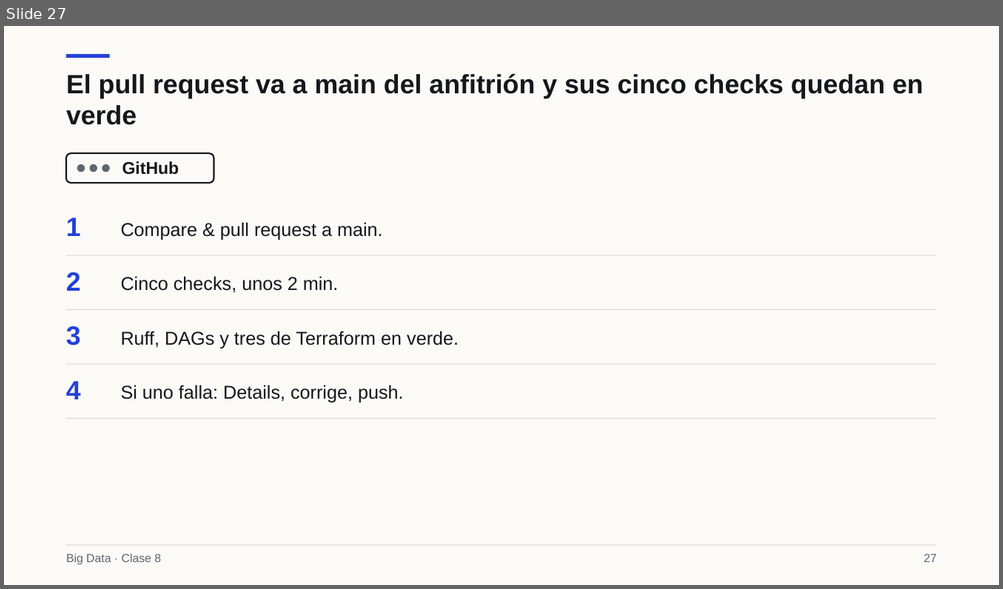
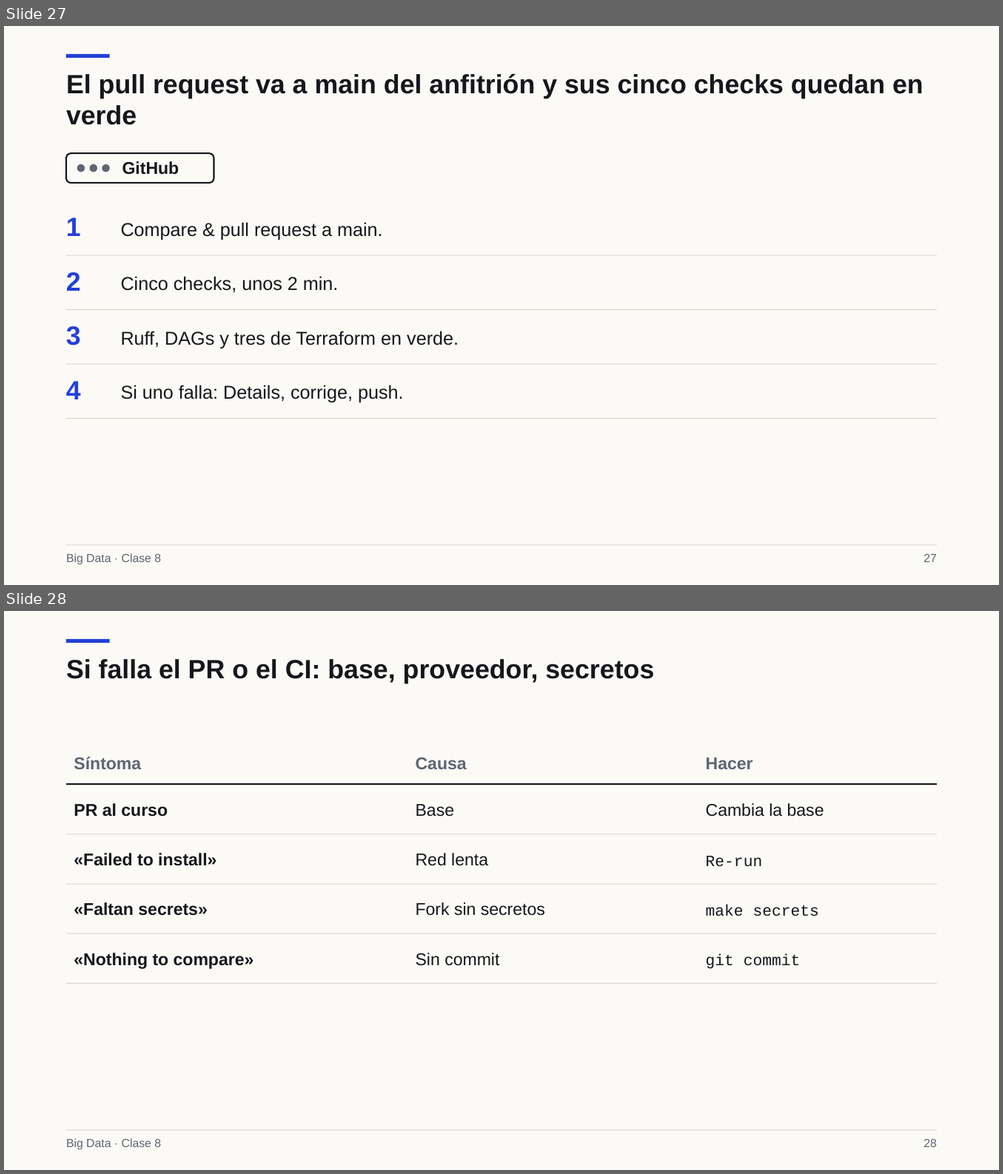
Before and after one commit to Diegomanzur10/bigdata-udem-2026, a slide deck: curso/clase08/deck/slides.pptx. Shown one above the other, each under a label of ours: slide 27 before the commit, slides 27 and 28 after it. The pictures are 1003x589 and 1003x1174 pixels, drawn with LibreOffice and Linux fonts; fonts in the diff are those of the drawing. Boxes give left, top, right and bottom in pixels: in the first picture for what was removed or moved away, otherwise in the second. Text is boxed around its words. In the diff, an @@ line names an element or a change of style, - is before the commit and + after.

```diff
--- a/curso/clase08/deck/slides.pptx
+++ b/curso/clase08/deck/slides.pptx
@@ slide 28 added at [4,611,999,1170], background #FBFAF6 @@
@@ rectangle added at [66,639,109,643], fill #2340D8 @@
@@ text added at [66,659,654,684], 25.5 pt, text #15171C, bold @@
+Si falla el PR o el CI: base, proveedor, secretos
@@ text added at [74,757,141,769], 16.5 pt, text #5F6672, bold @@
+Síntoma
@@ text added at [415,758,466,769], 16.5 pt, text #5F6672, bold @@
+Causa
@@ text added at [706,758,753,769], 16.5 pt, text #5F6672, bold @@
+Hacer
@@ rectangle added at [66,783,936,785], fill #15171C @@
@@ text added at [74,803,168,817], 16.5 pt, text #15171C, bold @@
+PR al curso
@@ text added at [415,804,454,817], 16.5 pt, text #15171C @@
+Base
@@ text added at [706,803,824,817], 16.5 pt, text #15171C @@
+Cambia la base
@@ rectangle added at [66,834,936,834], fill #D9D6CC @@
@@ text added at [74,853,216,866], 16.5 pt, text #15171C, bold @@
+«Failed to install»
@@ text added at [415,853,488,866], 16.5 pt, text #15171C @@
+Red lenta
@@ text added at [706,856,762,867], 15.2 pt, text #15171C @@
+Re-run
@@ rectangle added at [66,884,936,885], fill #D9D6CC @@
@@ text added at [74,903,207,916], 16.5 pt, text #15171C, bold @@
+«Faltan secrets»
@@ text added at [415,903,545,916], 16.5 pt, text #15171C @@
+Fork sin secretos
@@ text added at [706,905,819,917], 15.2 pt, text #15171C @@
+make secrets
@@ rectangle added at [66,934,936,934], fill #D9D6CC @@
@@ text added at [74,953,254,969], 16.5 pt, text #15171C, bold @@
+«Nothing to compare»
@@ text added at [415,953,499,966], 16.5 pt, text #15171C @@
+Sin commit
@@ text added at [706,954,800,969], 15.2 pt, text #15171C @@
+git commit
@@ rectangle added at [66,983,936,984], fill #D9D6CC @@
@@ rectangle added at [66,1130,936,1131], fill #D9D6CC @@
@@ text added at [66,1139,161,1150], 11.2 pt, text #5F6672 @@
+Big Data · Clase 8
@@ text added at [923,1139,936,1147], 11.2 pt, text #5F6672 @@
+28
```
Also in this commit, not shown: 25 slides changed, 4 other files.
